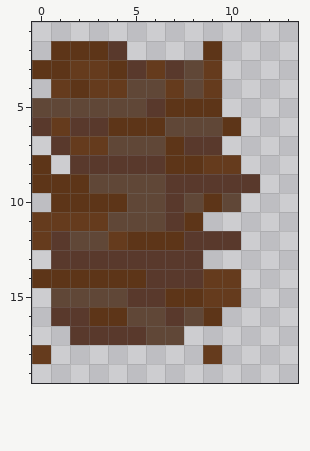
Two states of a pixel-art sprite, src/assets/block/wood/red/left/wood_red_left_2.png. This is how it looked before the edit.
The file is 20x20 pixels. Shown: x 0..13, y 1..19.
And afterwards:
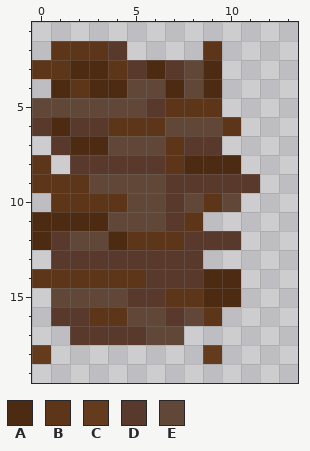
Palette (. is transparent): A #4d2b12  B #5d3518  C #653b1d  D #59392c  E #604737
Difference:
@@ x 0..13 @@
  2 .BBBD....B....
- 3 BBCCBDCDEC....
- 4 .CBCCEECEC....
+ 3 BBAABDADEA....
+ 4 .ABAAEEAEA....
  5 EEEEEEDBBB....
- 6 DCDDBBBEEEB...
- 7 .DCCEEEBDD....
- 8 B.DDDDDBBCC...
+ 6 DADDBBBEEEB...
+ 7 .DAAEEEBDD....
+ 8 B.DDDDDBAAA...
  9 BBBEEEEDDDDD..
 10 .BBBBEEDEBE...
-11 CCCCEEEDB.....
-12 CDEECBBBDDD...
+11 AAAAEEEDB.....
+12 ADEEABBBDDD...
 13 .DDDDDDDD.....
-14 BBBBBBDDDCC...
-15 .EEEEDDBBCC...
+14 BBBBBBDDDAA...
+15 .EEEEDDBBAA...
 16 .DDBBEEDEB....
Where, in picture pixels (left, top, right, bottom), the same in both pictures:
changed: (32, 60, 241, 250)
changed: (203, 269, 241, 307)
